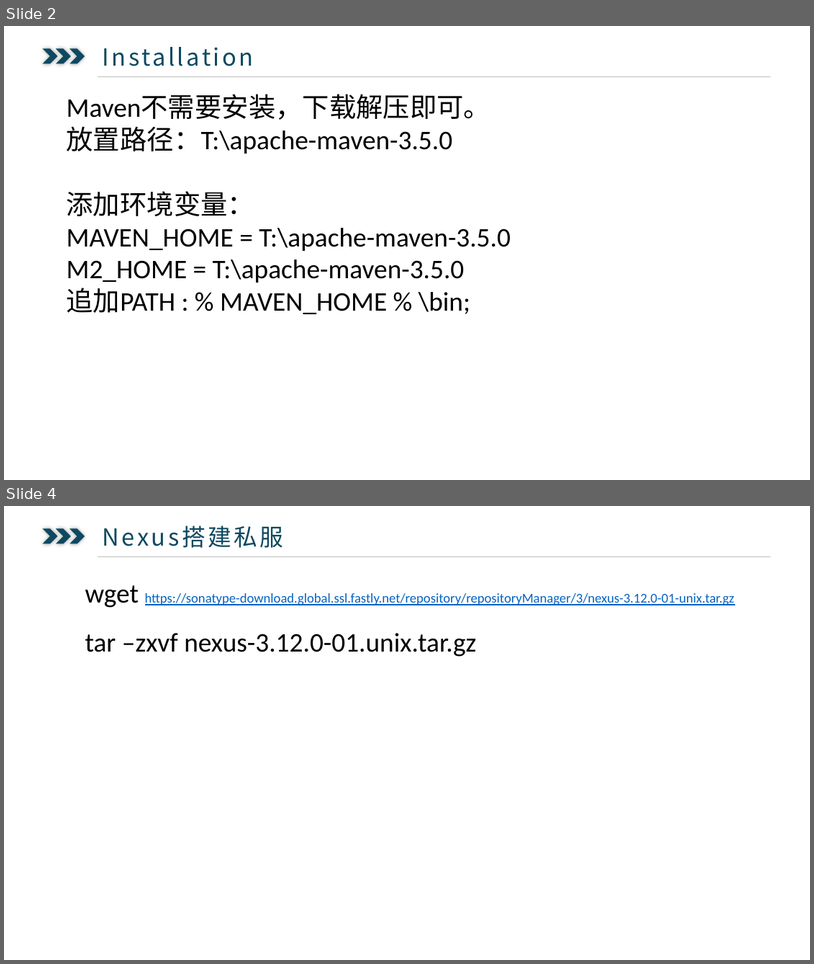
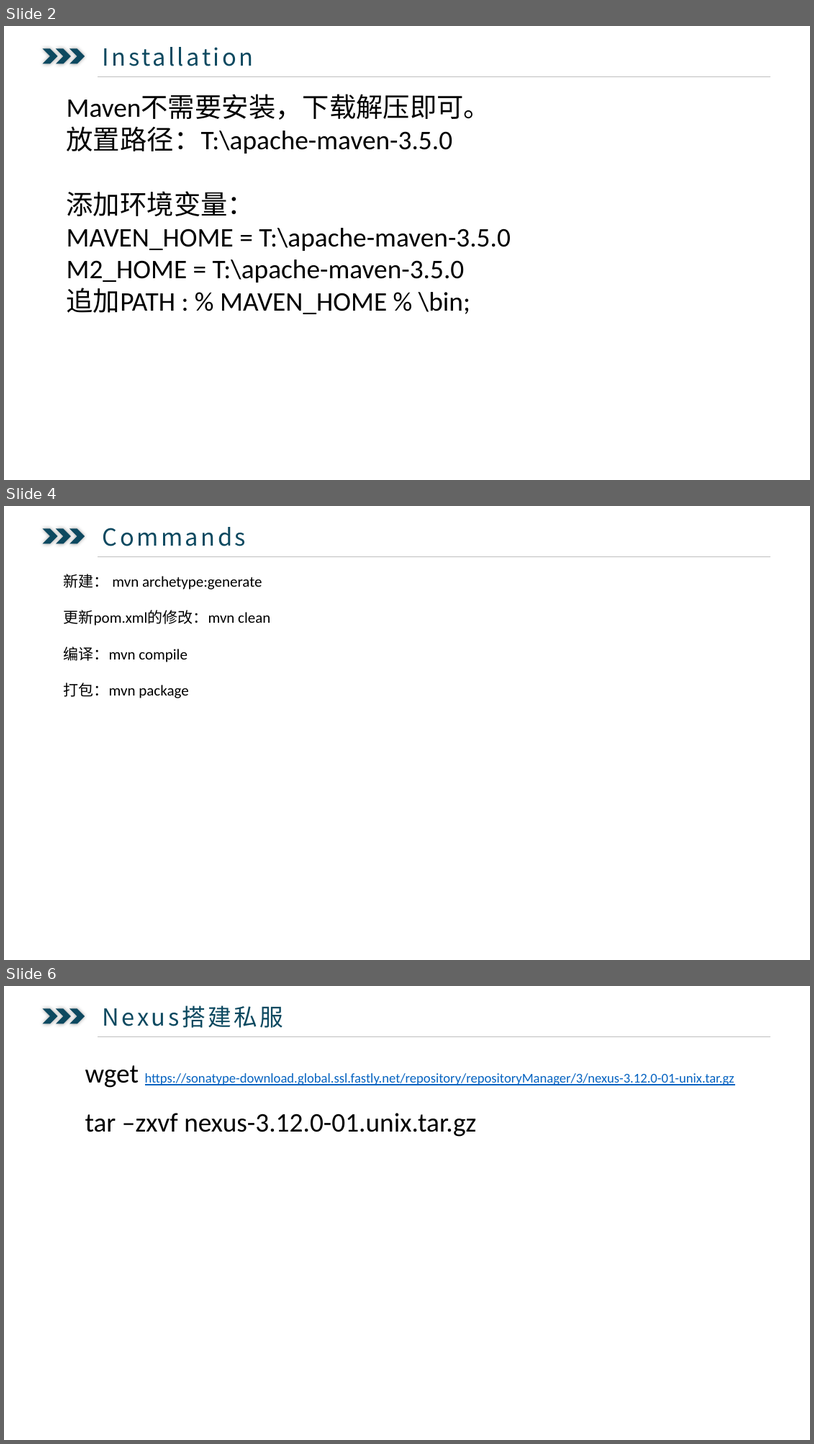
Before and after one commit to ysglyl/ppts, a slide deck: maven.pptx. Shown one above the other, each under a label of ours: slides 2 and 4 before the commit, slides 2, 4 and 6 after it; the slides between them are not shown. The pictures are 814x964 and 814x1444 pixels, drawn with LibreOffice and Linux fonts; fonts in the diff are those of the drawing. Boxes give left, top, right and bottom in pixels: in the first picture for what was removed or moved away, otherwise in the second. Text is boxed around its words. In the diff, an @@ line names an element or a change of style, - is before the commit and + after.

```diff
--- a/maven.pptx
+++ b/maven.pptx
@@ slide 4 added at (4,506,810,960), background #FFFFFF @@
@@ text added at (103,527,246,546), 28 pt, text #0D4960 @@
+  Commands
@@ chevron added at (43,528,58,543), fill #0D4960 @@
@@ chevron added at (56,528,71,543), fill #0D4960 @@
@@ chevron added at (70,528,85,543), fill #0D4960 @@
@@ line added from (98, 556) to (771, 556), #BFBFBF 0.5 pt @@
@@ text added at (64,574,270,698), 18 pt, text #000000 @@
+新建： mvn archetype:generate
+更新pom.xml的修改：mvn clean
+编译：mvn compile
+打包：mvn package
@@ what was slide 4 is now slide 6 @@
```
Also in this commit, not shown: 2 other slides added, 1 slide removed, 3 other files.
